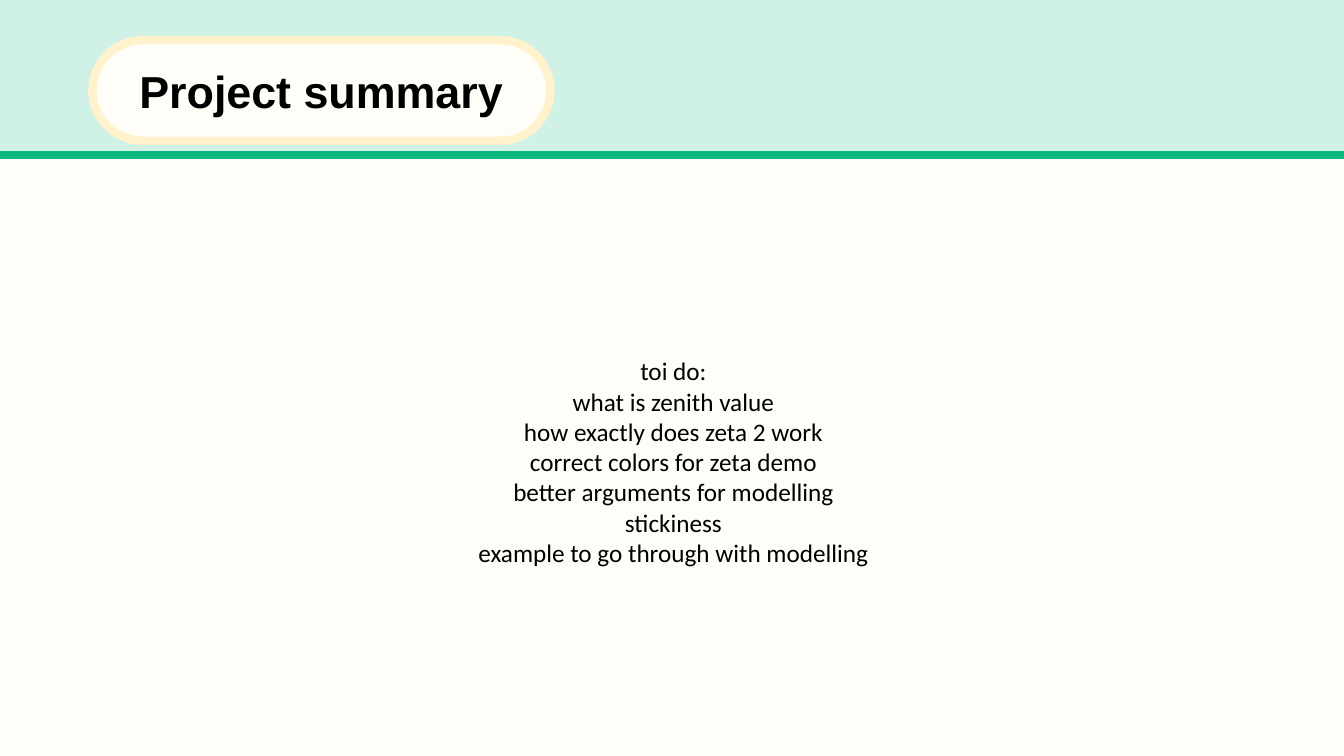
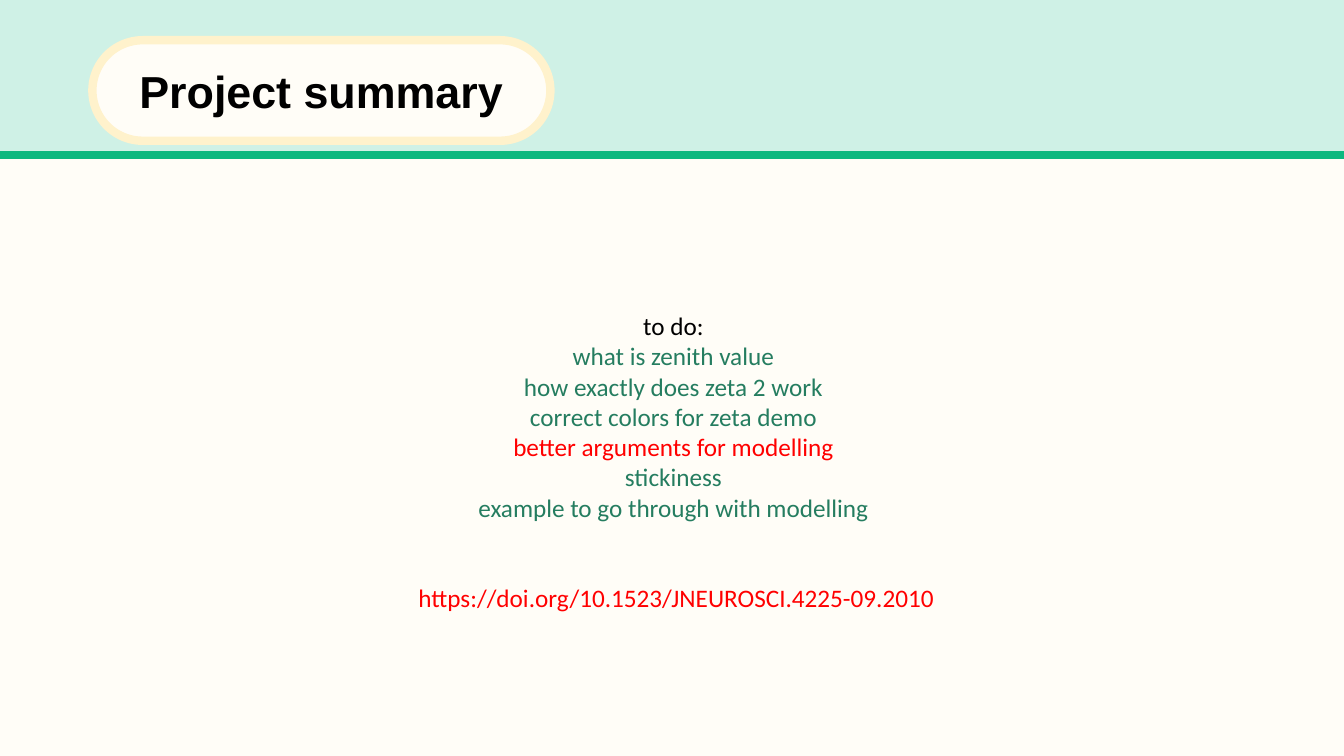
Before and after one commit to trNk27/Human_Data_Exploration, a slide deck: slide 2 of presentation/Prototype.pptx. Drawn at 1344x756 pixels with LibreOffice and Linux fonts; fonts in the diff are those of the drawing; background and template pictures are left out. Boxes give left, top, right and bottom in pixels: in the first picture for what was removed or moved away, otherwise in the second. Text is boxed around its words. In the diff, an @@ line names an element or a change of style, - is before the commit and + after.

```diff
--- a/presentation/Prototype.pptx
+++ b/presentation/Prototype.pptx
@@ text in rectangle at box(573, 317, 774, 365): text changed; text colour #000000 to #257D60 @@
-toi do:
-what is zenith value
+to do:
+what is zenith value
@@ text in rectangle at box(478, 378, 868, 522): text colour #000000 to #257D60 in "how exactly does zeta 2 work", "correct colors for zeta demo", "stickiness", "example to go through with modelling"; text colour #000000 to #FF0000 in "better arguments for modelling" @@
@@ text in rectangle at box(418, 589, 933, 612): paragraph added @@
+https://doi.org/10.1523/JNEUROSCI.4225-09.2010
```
Also in this commit, not shown: 7 other slides changed, 5 slides added, 1 slide removed.
